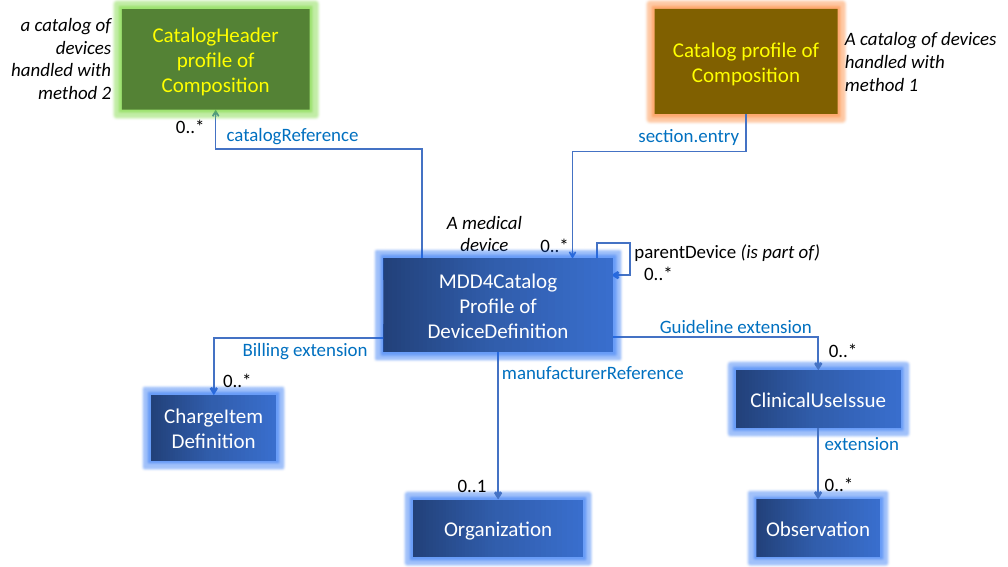
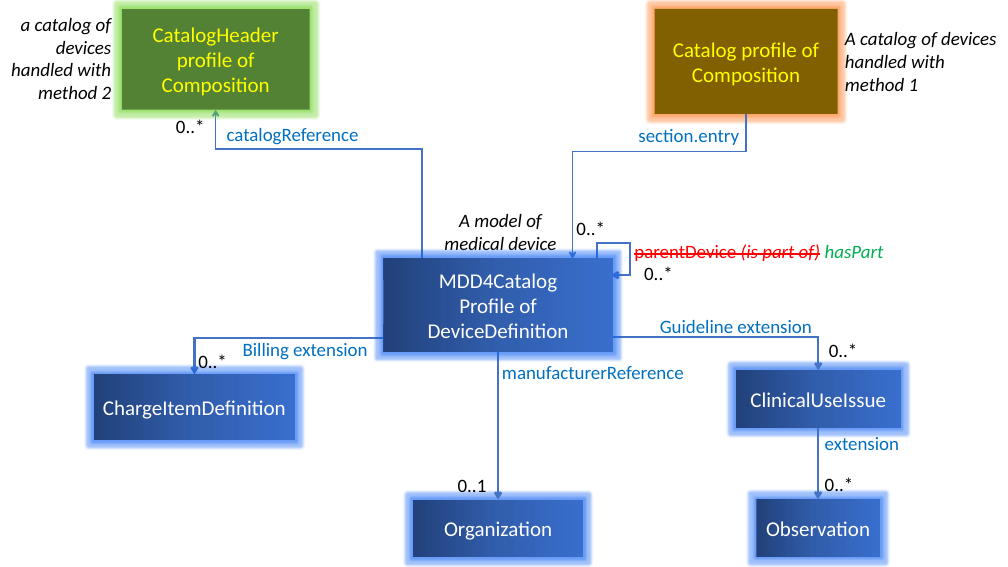
Before and after one commit to HL7/fhir-order-catalog, a slide deck: slide 1 of input/images-source/DeviceCatalog.pptx. Drawn at 1008x567 pixels with LibreOffice and Linux fonts; fonts in the diff are those of the drawing. Boxes give left, top, right and bottom in pixels: in the first picture for what was removed or moved away, otherwise in the second. Text is boxed around its words. In the diff, an @@ line names an element or a change of style, - is before the commit and + after.

```diff
--- a/input/images-source/DeviceCatalog.pptx
+++ b/input/images-source/DeviceCatalog.pptx
@@ text at (x1=444, y1=214, x2=556, y2=255): text changed @@
-A medical device
+A model of medical device
@@ text "0..*" rewrapped from (x1=540, y1=238, x2=569, y2=257) to (x1=576, y1=221, x2=605, y2=235) @@
@@ text at (x1=634, y1=244, x2=884, y2=261): text changed; text colour #000000 to #FF0000; italic on @@
-parentDevice (is part of)
+parentDevice (is part of) hasPart
@@ text "0..*" moved from (x1=223, y1=373, x2=252, y2=392) to (x1=198, y1=354, x2=227, y2=373) @@
@@ elbow arrow moved from (384, 338) - (214, 395) to (384, 338) - (194, 374) @@
@@ rectangle "ChargeItemDefinition" resized from (x1=151, y1=395, x2=277, y2=461) to (x1=94, y1=374, x2=296, y2=440) @@
```
Also in this commit, not shown: 1 other file.
